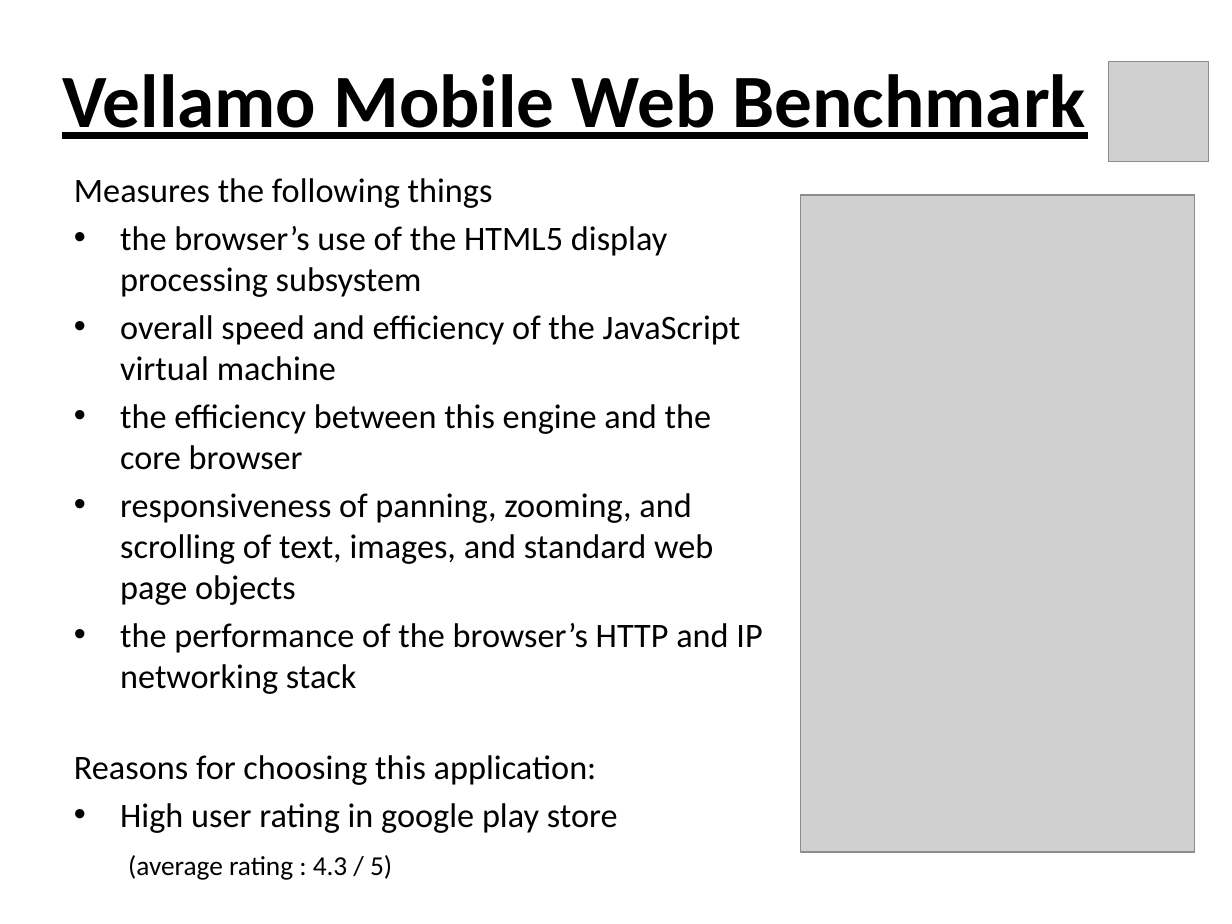
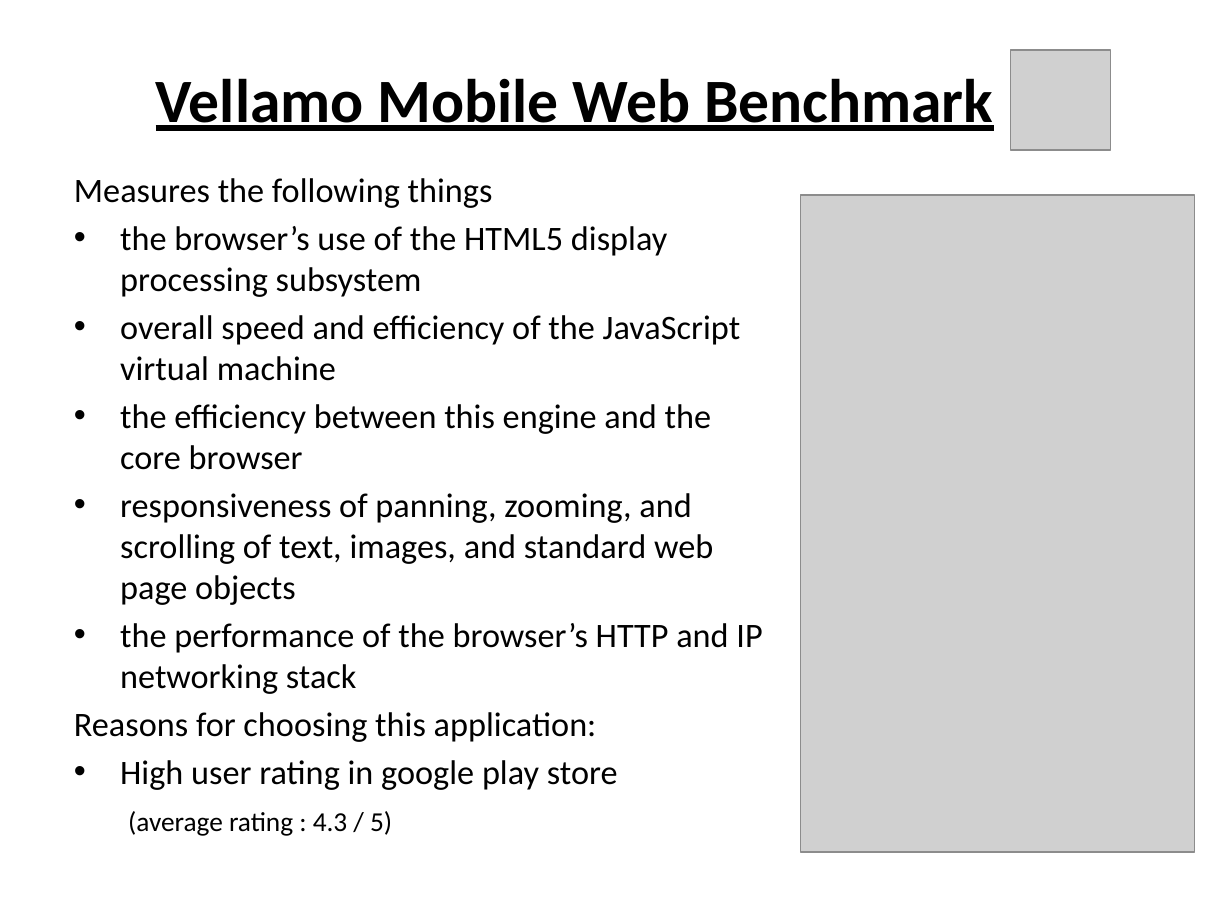
Before and after one commit to laikayeekelly/Benchmark, a slide deck: slide 7 of benchmark.pptx (slide 5 before the commit). Drawn at 1232x924 pixels with LibreOffice and Linux fonts; fonts in the diff are those of the drawing; grey boxes stand for pictures. Boxes give left, top, right and bottom in pixels: in the first picture for what was removed or moved away, otherwise in the second. Text is boxed around its words. In the diff, an @@ line names an element or a change of style, - is before the commit and + after.

Commit message:
android device benchmark powerpoint

```diff
--- a/benchmark.pptx
+++ b/benchmark.pptx
@@ title "Vellamo Mobile Web Benchmark" at (156, 78, 993, 131): size 44 to 36 pt @@
@@ picture: place and size @@
-picture at (1109, 62, 1209, 161)
+picture at (1010, 51, 1110, 150)
@@ text "Measures the following things" rewrapped from (74, 178, 762, 880) to (74, 178, 762, 836) @@
```
Also in this commit, not shown: 7 other slides changed, 9 slides added.
